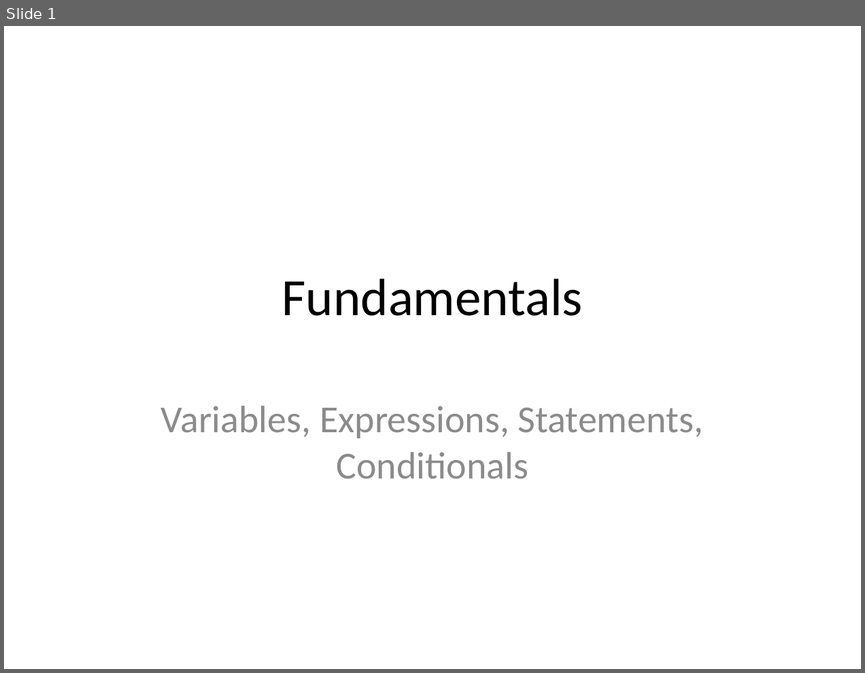
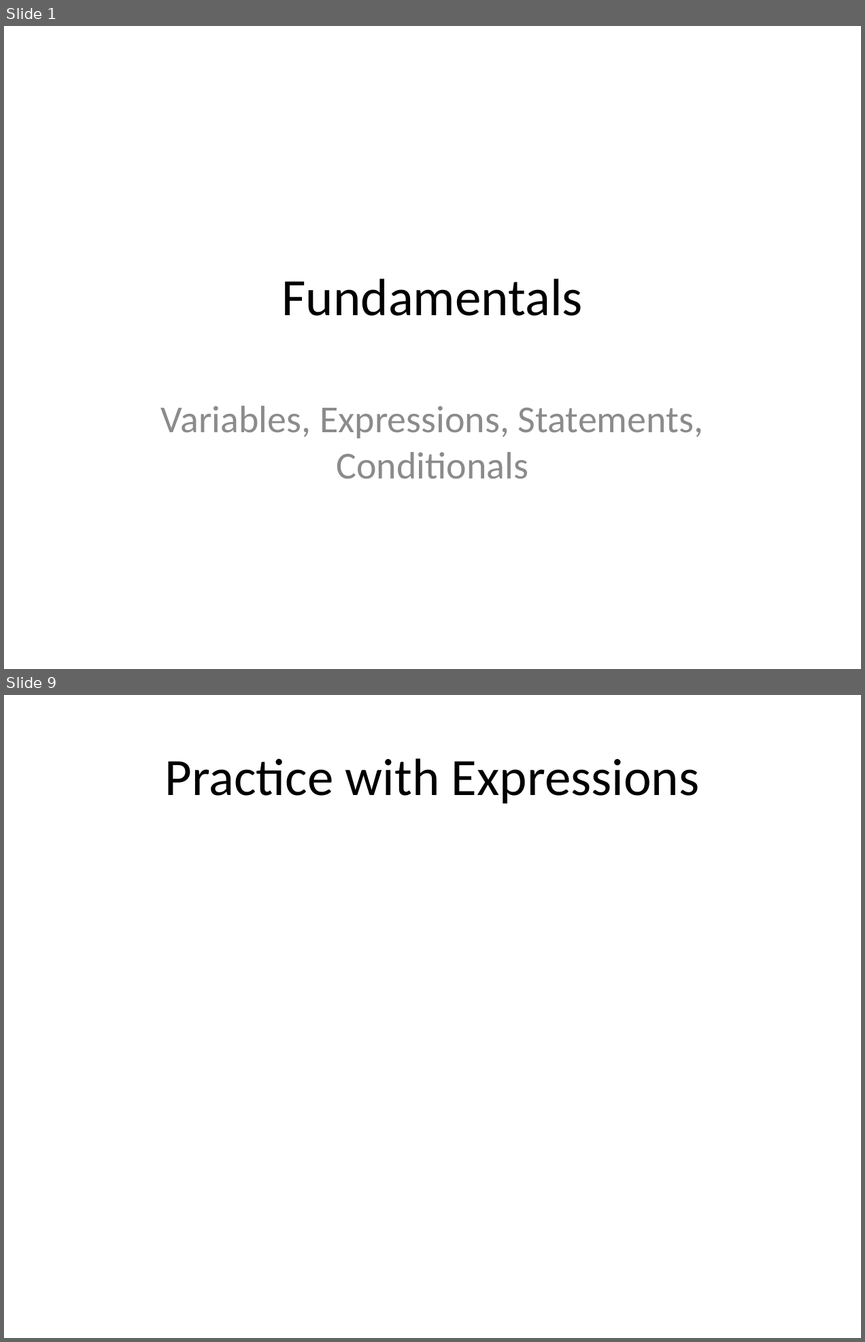
Before and after one commit to edsu/inst326, a slide deck: modules/module01/slides.pptx. Shown one above the other, each under a label of ours: slide 1 before the commit, slides 1 and 9 after it; the slides between them are not shown. The pictures are 865x673 and 865x1342 pixels, drawn with LibreOffice and Linux fonts; fonts in the diff are those of the drawing. Boxes give left, top, right and bottom in pixels: in the first picture for what was removed or moved away, otherwise in the second. Text is boxed around its words. In the diff, an @@ line names an element or a change of style, - is before the commit and + after.

```diff
--- a/modules/module01/slides.pptx
+++ b/modules/module01/slides.pptx
@@ slide 9 added at (x1=4, y1=695, x2=861, y2=1338), background #FFFFFF @@
@@ title added at (x1=164, y1=758, x2=699, y2=804), 44 pt, text #000000 @@
+Practice with Expressions
```
Also in this commit, not shown: 6 slides changed, 14 other slides added, 3 slides removed, 4 other files.
